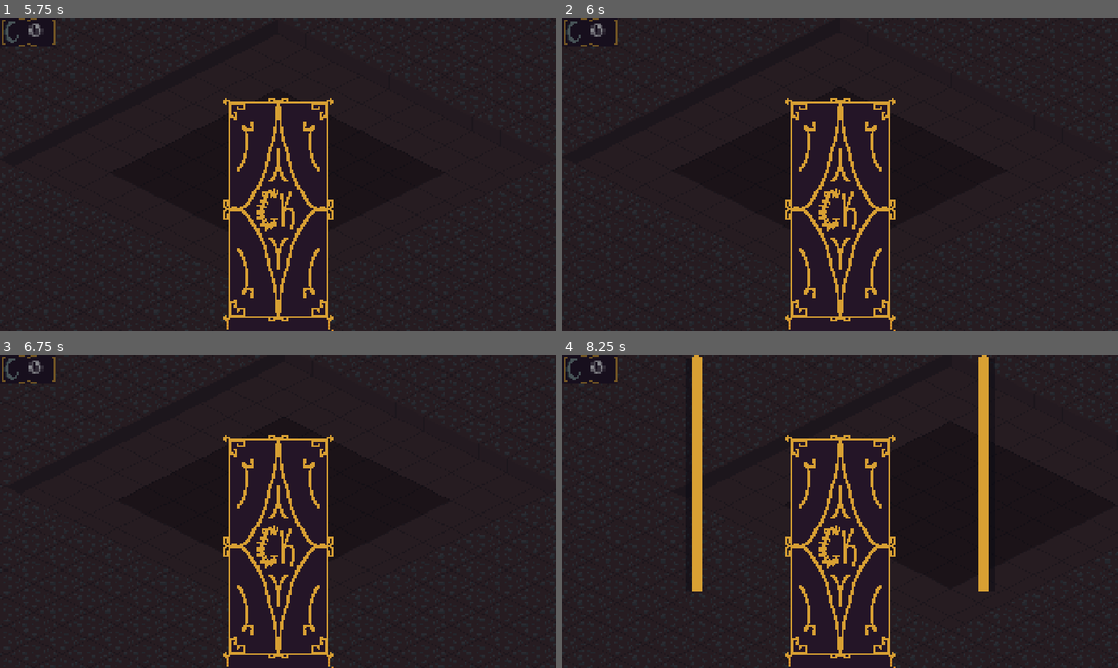
Above: before the commit, frames 1-4 (two rows, left to right).
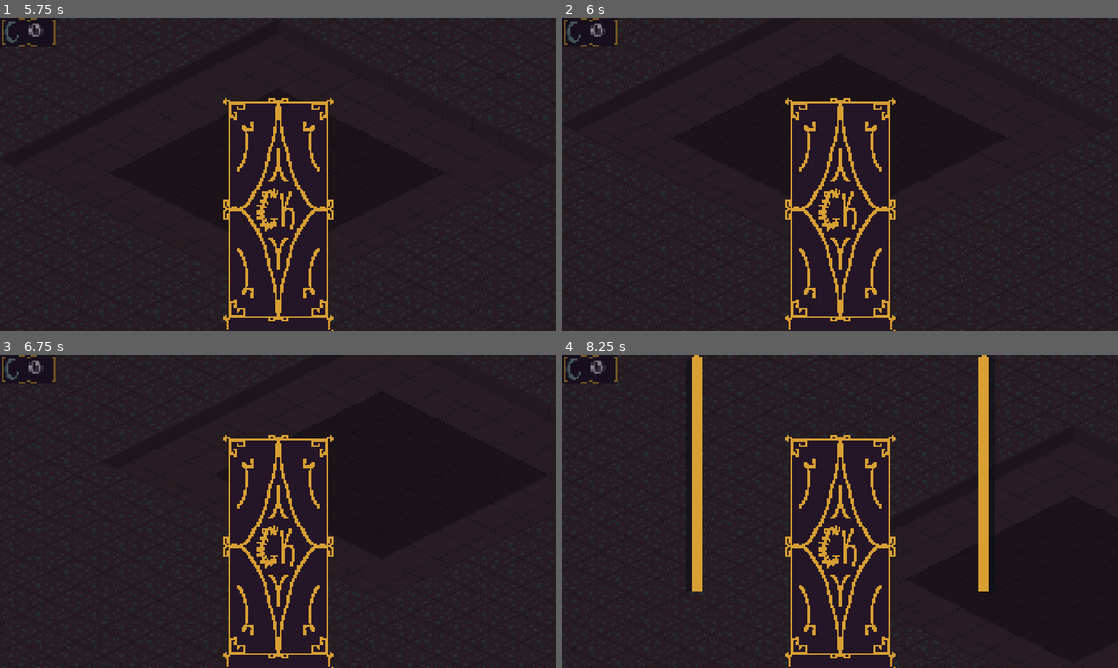
Above: after the commit, the same moments.

Repository: LogCheung/Critterking
Game: Godot game, scene res://World/Scenes/world.tscn
The game is run twice, just before and just after one commit, with the same random seed, the same clock (stepped at 60 frames per second) and the same inputs.
Inputs (mouse positions are in pixels of both pictures, inside the frame that each line leads up to):
- Up to frame 1 (5.75 s): click (500, 58) at 0.5 s; move the mouse to (400, 158) at 1.27 s; press the mouse at (400, 158) at 1.28 s; release the mouse at (400, 158) at 2 s; click (528, 315) at 2 s; click (272, 215) at 2.75 s; click (272, 215) at 3.5 s; click (133, 136) at 4.27 s; click (272, 215) at 5 s
- Up to frame 2 (6 s): tap Enter at 5.75 s; move the mouse to (728, 190) at 5.77 s; tap S (camera_move_down) at 5.85 s
- Up to frame 3 (6.75 s): click (166, 527) at 6.05 s; move the mouse to (333, 442) at 6.52 s; hold A (camera_move_left) from 6.53 s (still down)
- Up to frame 4 (8.25 s): click (895, 442) at 6.8 s; move the mouse to (812, 574) at 7.27 s; release A (camera_move_left) at 7.28 s; tap D (camera_move_right) at 7.35 s; click (812, 574) at 7.55 s; move the mouse to (1006, 558) at 8.02 s; hold W (camera_move_up) from 8.03 s (still down)

Frame 1 is identical in both runs. In frame 3, 0.1% of the frame differs, in the area x 22-95%, y 15-61%; in frame 4, 0.6%, in the area x 59-100%, y 22-97%.

Commit message:
unit selection and more bugfixes

Diff:
--- a/minibadkings/TileMap/Scripts/building.gd
+++ b/minibadkings/TileMap/Scripts/building.gd
@@ -33,6 +33,7 @@
 var doorstepTile : Vector2i
 
 func _ready() -> void:
+	# set up position and blocking navigation
 	match_type()
 	tile = tileWorld.ground.local_to_map(global_position)
 	tileWorld.ground.set_cell(tile,0,Vector2(0,0),2)
@@ -123,7 +124,6 @@
 	queue_free()
 	tileWorld.handle_navigable_cells()
 
-
 func _on_hurt_box_area_entered(area: Area2D) -> void:
 	if !type == TYPE.TRAP : return
 	if area.owner is Unit:
--- a/minibadkings/UI/Scripts/card.gd
+++ b/minibadkings/UI/Scripts/card.gd
@@ -5,7 +5,7 @@
 const BUILDING = preload("res://TileMap/Scenes/building.tscn")
 
 enum CARDTYPE {
-	NONE = 0, BITER = 1,PLATED = 2,SPITTER = 3,CRAZED = 4,TRAPS = 5,DESTROY = 6, HOUSE = 7, CARE = 8, FARM = 9, SAPSTORE = 10
+	NONE = 0, BITER = 1,PLATED = 2,SPITTER = 3,CRAZED = 4,TRAPS ,DESTROY , HOUSE, CARE , FARM , SAPSTORE
 }
 enum ROLLTYPE {
 	GENERAL, UNIT, BUILDING
@@ -187,6 +187,8 @@
 			type = randi_range(CARDTYPE.BITER,CARDTYPE.size()-1)
 		ROLLTYPE.UNIT:
 			type = randi_range(CARDTYPE.BITER,CARDTYPE.CRAZED)
+		ROLLTYPE.BUILDING:
+			type = randi_range(CARDTYPE.TRAPS,CARDTYPE.size()-1)
 	if type == CARDTYPE.HOUSE : randomize_type()
 
 	# check if not same as other card
--- a/minibadkings/Units/Scenes/enemy.tscn
+++ b/minibadkings/Units/Scenes/enemy.tscn
@@ -367,6 +367,7 @@
 one_shot = true
 
 [node name="HurtboxCD" type="Timer" parent="."]
+one_shot = true
 
 [node name="Attack" type="AudioStreamPlayer" parent="."]
 unique_name_in_owner = true
@@ -384,11 +385,6 @@
 unique_name_in_owner = true
 stream = ExtResource("13_ohg4d")
 
-[node name="CheckIfDead" type="Timer" parent="."]
-wait_time = 5.0
-autostart = true
-
 [connection signal="top_score_action_changed" from="UtilityAiAgent" to="." method="_on_utility_ai_agent_top_score_action_changed"]
-[connection signal="timeout" from="CheckIfDead" to="." method="_on_check_if_dead_timeout"]
 
 [editable path="HitBox"]
--- a/minibadkings/Units/Scenes/unit.tscn
+++ b/minibadkings/Units/Scenes/unit.tscn
@@ -26,7 +26,7 @@
 size = Vector2(5, 7)
 
 [sub_resource type="RectangleShape2D" id="RectangleShape2D_yd6on"]
-size = Vector2(2, 2)
+size = Vector2(12, 13)
 
 [sub_resource type="GDScript" id="GDScript_amxnv"]
 script/source = "extends Area2D
@@ -256,6 +256,7 @@
 
 [node name="HitBox" parent="." instance=ExtResource("1_pm8qt")]
 unique_name_in_owner = true
+visible = false
 position = Vector2(-2, -7)
 collision_layer = 2
 
@@ -264,7 +265,7 @@
 shape = SubResource("RectangleShape2D_pm8qt")
 
 [node name="behindWall" type="Area2D" parent="."]
-visible = false
+z_index = 4096
 collision_layer = 16
 collision_mask = 16
 
@@ -449,10 +450,9 @@
 unique_name_in_owner = true
 stream = ExtResource("13_esq2s")
 
-[node name="CheckIfDead" type="Timer" parent="."]
-
-[connection signal="mouse_entered" from="." to="." method="_on_mouse_entered"]
-[connection signal="mouse_exited" from="." to="." method="_on_mouse_exited"]
+[connection signal="input_event" from="behindWall" to="." method="_on_behind_wall_input_event"]
+[connection signal="mouse_entered" from="behindWall" to="." method="_on_behind_wall_mouse_entered"]
+[connection signal="mouse_exited" from="behindWall" to="." method="_on_behind_wall_mouse_exited"]
 [connection signal="top_score_action_changed" from="UtilityAiAgent" to="." method="_on_utility_ai_agent_top_score_action_changed"]
 
 [editable path="HitBox"]
--- a/minibadkings/Units/Scripts/ally.gd
+++ b/minibadkings/Units/Scripts/ally.gd
@@ -212,3 +212,21 @@
 			nav.target_position = allyGroup.house.entrance.global_position
 			set_collision_layer_value(1,false)
 			hit_box.set_collision_layer_value(2,false)
+
+
+# select unit to select whole group of unit
+var under_mouse : bool = false
+func _on_behind_wall_mouse_entered() -> void:
+	under_mouse = true
+	allyGroup._on_select_area_mouse_entered()
+func _on_behind_wall_mouse_exited() -> void:
+	under_mouse = false
+	allyGroup._on_select_area_mouse_exited()
+func _on_behind_wall_input_event(viewport: Node, event: InputEvent, shape_idx: int) -> void:
+	if allyGroup.is_under_mouse and event.is_action_pressed("select"):
+		allyGroup.selected = !allyGroup.selected
+		if allyGroup.selected:
+			allyGroup.on_selected()
+			allyGroup._on_select_area_mouse_entered()
+			allyGroup.is_under_mouse = false
+			allyGroup.highlight_houses()
--- a/minibadkings/Units/Scripts/group.gd
+++ b/minibadkings/Units/Scripts/group.gd
@@ -62,13 +62,11 @@
 		last_pos -= Vector2(x_sep,y_sep) # new row margin
 
 func _on_unit_died() -> void:
-	print("wo")
 	size = unitsArray.size()
 	if unitsArray.is_empty():
 		var world = get_tree().get_first_node_in_group("WORLD")
 		if self is EnemyGroup :
 			world.enemy_group_eliminated.emit()
-			print("enemy group bye")
 		queue_free()
 
 func terminate() -> void:
--- a/minibadkings/Units/Scripts/projectile.gd
+++ b/minibadkings/Units/Scripts/projectile.gd
@@ -38,14 +38,14 @@
 			%Hurt.play()
 			target.health -= damage if target.dodge < (randi() % 100 + 1) else 0
 		if target.health <= 0:
-			target.process_mode = Node.PROCESS_MODE_DISABLED
-			target.anim.play("death")
-			await target.anim.animation_finished
-
 			var group = target.group.unitsArray
 			if group.find(target) != - 1: group.remove_at(group.find(target))
 			target.group.unit_died.emit()
 			%Death.play()
+			# play death anim
+			target.process_mode = Node.PROCESS_MODE_DISABLED
+			target.anim.play("death")
+			await target.anim.animation_finished
 			target.queue_free()
 		queue_free()
 
--- a/minibadkings/Units/Scripts/unit.gd
+++ b/minibadkings/Units/Scripts/unit.gd
@@ -35,7 +35,6 @@
 @onready var hit_box: Area2D = %HitBox
 @onready var death: AudioStreamPlayer = %Death
 @onready var hurt: AudioStreamPlayer = %Hurt
-@onready var check_if_dead: Timer = $CheckIfDead
 
 
 var action : ACTION = ACTION.NONE
@@ -55,7 +54,6 @@
 
 func _ready() -> void:
 	nav.velocity_computed.connect(_on_navigation_agent_2d_velocity_computed)
-	check_if_dead.timeout.connect(_on_check_if_dead_timeout)
 	%HurtBox.area_entered.connect(on_hurt_box_land)
 	%HurtBox.body_entered.connect(on_hurt_box_building_land)
 	pass
@@ -129,8 +127,11 @@
 	target = closest
 
 func on_hurt_box_land(area : Area2D) -> void:
-	if hurtbox_cd.time_left > 0 : return
+	if hurtbox_cd.time_left > 0 :
+		print("pause")
+		return
 	if area.owner is Unit:
+		print("oh no")
 		var enemy : Unit = area.owner
 		%Hurt.play()
 		enemy.health -= damage if enemy.dodge < (randi() % 100 + 1) else 0
@@ -151,10 +152,3 @@
 		if body.type != Building.TYPE.TRAP or body.type != Building.TYPE.RUINS:
 			body.health -= damage
 	pass
-
-func _on_check_if_dead_timeout() -> void:
-	if health <= 0:
-		if group.unitsArray.find(self) != -1 : group.unitsArray.remove_at(group.unitsArray.find(self))
-		group.unit_died.emit()
-		queue_free()
-		print("im dead")
--- a/minibadkings/Units/Scripts/unit_group.gd
+++ b/minibadkings/Units/Scripts/unit_group.gd
@@ -37,6 +37,9 @@
 	if selected:
 		return
 	for unit : Ally in unitsArray:
+		if unit.under_mouse:
+			_on_select_area_mouse_entered()
+			return
 		unit.unselected.emit()
 func _input(event: InputEvent) -> void:
 	if !world.is_combat_phase: return
@@ -61,12 +64,18 @@
 		if is_under_mouse:
 			selected = !selected
 			if selected:
-				tileWorld.handle_navigable_cells()
-				%Select.play()
-				highlight_houses()
-				Engine.time_scale = .1
-				_on_select_area_mouse_exited()
-				tileWorld.hover.visible = true
+				on_selected()
+func on_selected() -> void:
+	# zoom camera
+	var cam : Camera2D = get_tree().get_first_node_in_group("CAMERA")
+	cam.zoom += Vector2(0.075,0.075)
+	# show navigable area
+	tileWorld.handle_navigable_cells()
+	%Select.play()
+	highlight_houses()
+	Engine.time_scale = .1
+	_on_select_area_mouse_exited()
+	tileWorld.hover.visible = true
 
 func check_on_house(mousePos : Vector2) -> void:
 	if size == max_size : return
--- a/minibadkings/World/Scenes/world.tscn
+++ b/minibadkings/World/Scenes/world.tscn
@@ -27,14 +27,13 @@
 
 [node name="TileWorld" parent="Game" instance=ExtResource("1_jamle")]
 
-[node name="Camera2D" type="Camera2D" parent="Game"]
+[node name="Camera2D" type="Camera2D" parent="Game" groups=["CAMERA"]]
 position = Vector2(289, 162)
 zoom = Vector2(2, 2)
 limit_left = -300
 limit_top = -120
 limit_right = 1000
 limit_bottom = 600
-position_smoothing_enabled = true
 position_smoothing_speed = 2.0
 editor_draw_limits = true
 script = ExtResource("2_yw7h8")
--- a/minibadkings/World/Scripts/camera_2d.gd
+++ b/minibadkings/World/Scripts/camera_2d.gd
@@ -1,6 +1,6 @@
 extends Camera2D
 
-@export var move_speed: float = 200.0
+@export var move_speed: float = 10
 @export var zoom_speed: float = 0.125
 @export var min_zoom: float = 1
 @export var max_zoom: float = 3
@@ -25,7 +25,7 @@
 	if velocity.length() > 0:
 		velocity = velocity.normalized() * base_speed
 
-	position += velocity * delta
+	position += velocity
 
 		# Handle Zoom
 	if Input.is_action_just_pressed("camera_zoom_in"):
--- a/minibadkings/World/Scripts/world.gd
+++ b/minibadkings/World/Scripts/world.gd
@@ -52,7 +52,7 @@
 	for i in range(1):
 		add_house_card()
 		var hCard : Card = preload("res://UI/Scenes/card.tscn").instantiate()
-		hCard.type = Card.CARDTYPE.CRAZED
+		hCard.type = Card.CARDTYPE.SPITTER
 		ui.hand.get_child(0).add_child(hCard)
 func add_house_card() -> void:
 	var hCard : Card = preload("res://UI/Scenes/card.tscn").instantiate()
@@ -167,6 +167,7 @@
 		c.hide()
 
 func on_enemy_group_eliminated() -> void:
+	if spawned_parties < enemy_parties : return
 	await get_tree().create_timer(.05).timeout
 	var enemyGroupNode = get_tree().get_first_node_in_group("ENEMYGRPNODE")
 	if enemyGroupNode.get_children().is_empty():
@@ -199,13 +200,7 @@
 		g.terminate()
 
 	# repair buildings
-	var buildings = get_tree().get_nodes_in_group("BUILDINGS")
-	for b : Building in buildings:
-		b.process_mode = Node.PROCESS_MODE_ALWAYS
-		b.health = b.max_health
-		b._process(get_process_delta_time())
-		b.process_mode = Node.PROCESS_MODE_DISABLED
-
+	# jk we don't do that anymore
 	tileWorld.handle_navigable_cells()
 
 func unit_to_card(g : Group) -> void:
@@ -264,7 +259,7 @@
 func _on_timer_timeout() -> void:
 	if !is_combat_phase: return
 	var enemies = get_tree().get_nodes_in_group("ENEMY")
-	if spawned_parties == enemy_parties:
+	if spawned_parties >= enemy_parties:
 		if enemies.is_empty():
 			print("empty")
 			night_ended.emit()
--- a/minibadkings/project.godot
+++ b/minibadkings/project.godot
@@ -48,6 +48,7 @@
 ENEMY=""
 ALLYGROUP=""
 MUSIC=""
+CAMERA=""
 
 [input]
 
